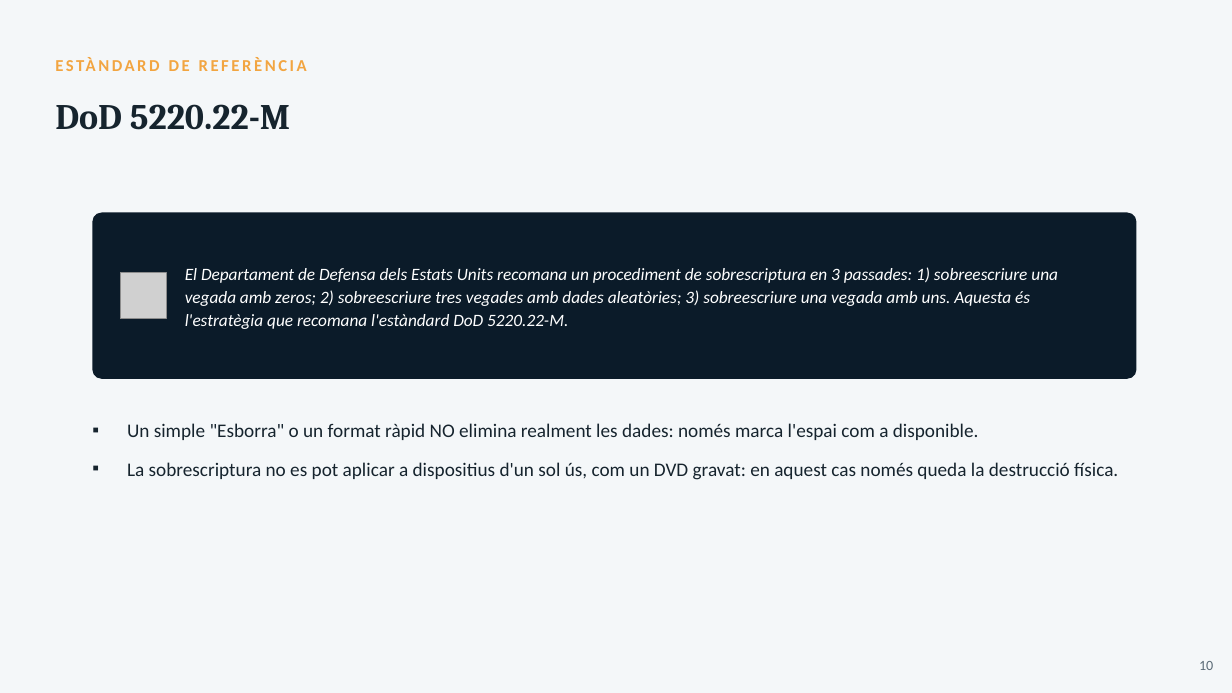
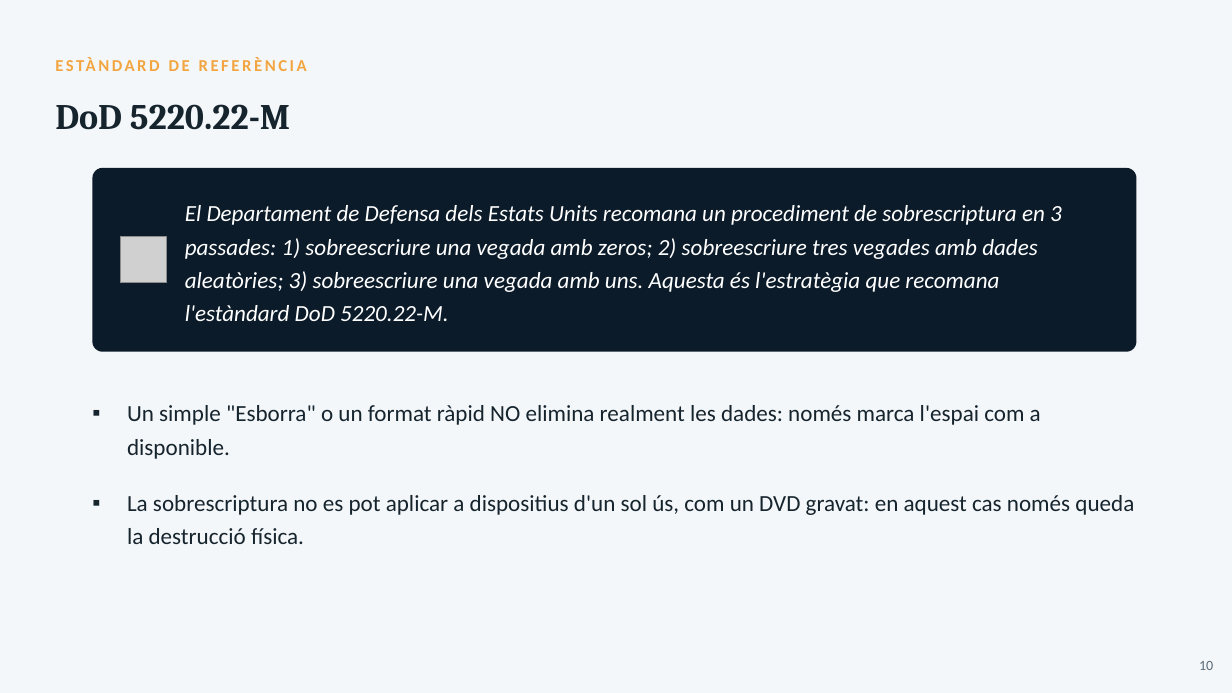
Before and after one commit to joansanchezescudero/SMX_0226_Seguretat_Informatica, a slide deck: slide 10 of RA2 - Emmagatzematge i copies de seguretat/AA1 - Protegint les dades/RA2_AA1_Protegint_les_dades.pptx. Drawn at 1232x693 pixels with LibreOffice and Linux fonts; fonts in the diff are those of the drawing; grey boxes stand for pictures. Boxes give left, top, right and bottom in pixels: in the first picture for what was removed or moved away, otherwise in the second. Text is boxed around its words. In the diff, an @@ line names an element or a change of style, - is before the commit and + after.

```diff
--- a/RA2 - Emmagatzematge i copies de seguretat/AA1 - Protegint les dades/RA2_AA1_Protegint_les_dades.pptx
+++ b/RA2 - Emmagatzematge i copies de seguretat/AA1 - Protegint les dades/RA2_AA1_Protegint_les_dades.pptx
@@ rounded rectangle: place and size @@
-rounded rectangle at <box>92,213,1137,379</box>
+rounded rectangle at <box>92,168,1137,352</box>
@@ text "El Departament de Defensa dels ...": place and size @@
-text "El Departament de Defensa dels ..." at <box>185,267,1058,329</box>
+text "El Departament de Defensa dels ..." at <box>185,205,1062,321</box>
@@ text "El Departament de Defensa dels ..." at <box>185,205,1062,321</box>: size 13.5 to 18 pt; line spacing 18pt to 25.9pt @@
@@ picture: place and size @@
-picture at <box>120,273,166,319</box>
+picture at <box>120,237,166,283</box>
@@ text "Un simple "Esborra" o un ...": place and size @@
-text "Un simple "Esborra" o un ..." at <box>127,423,1118,480</box>
+text "Un simple "Esborra" o un ..." at <box>127,405,1134,544</box>
@@ text "Un simple "Esborra" o un ..." at <box>127,405,1134,544</box>: size 15 to 18 pt; line spacing 20pt to 25.9pt; more space between paragraphs @@
```
Also in this commit, not shown: 12 other slides changed, 1 other file.
